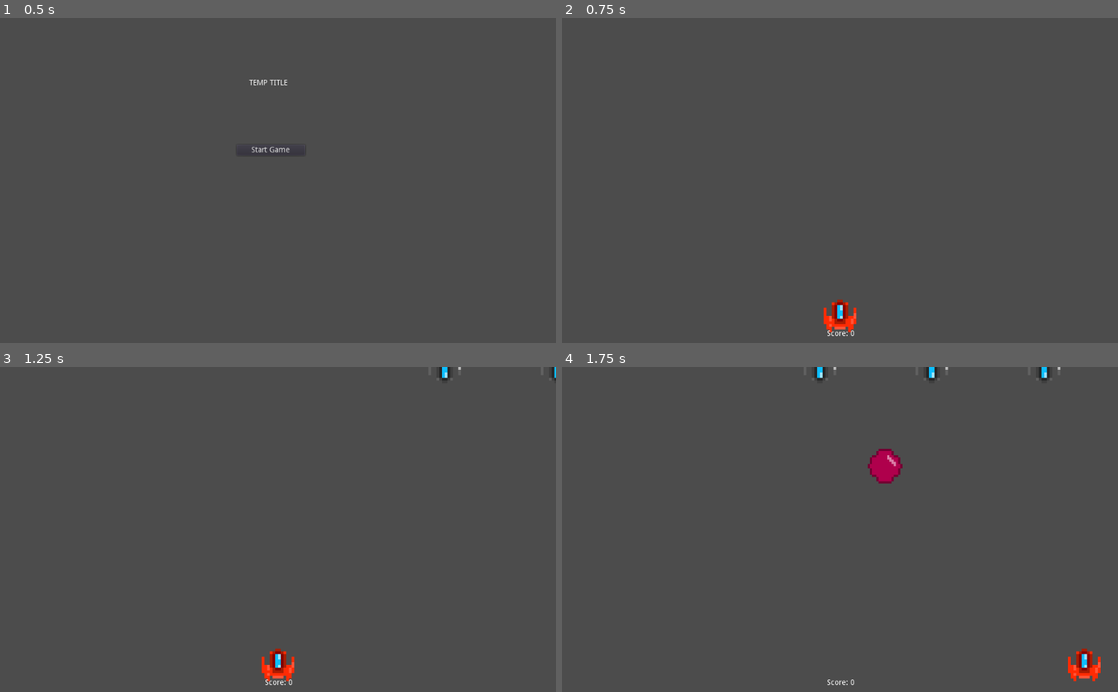
Above: before the commit, frames 1-4 (two rows, left to right).
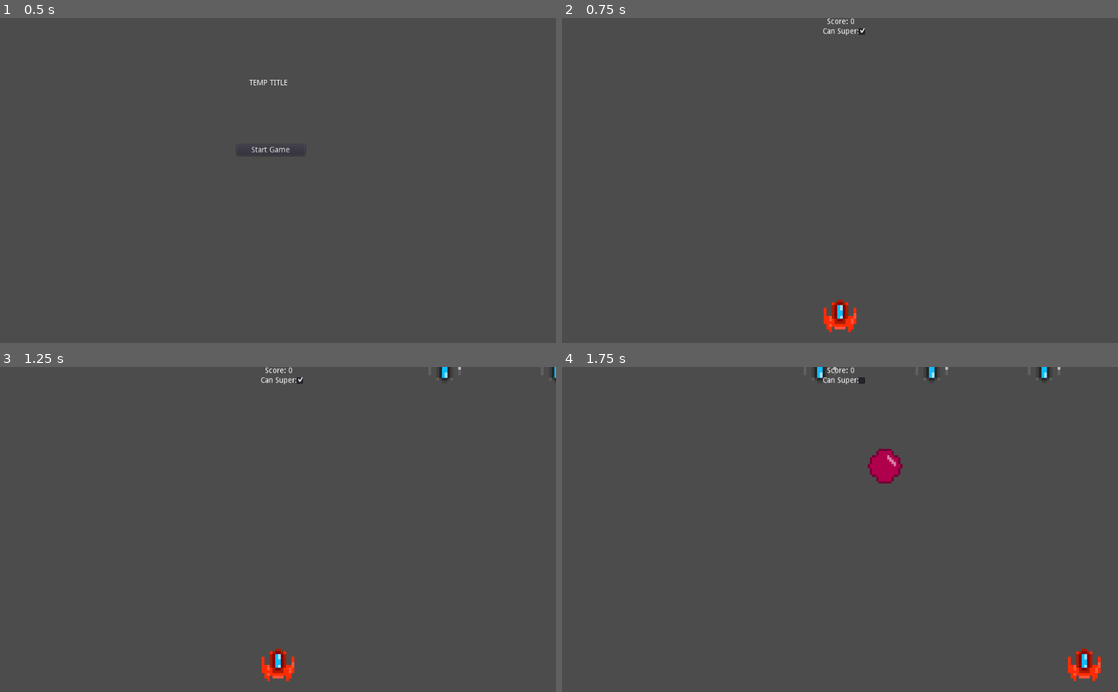
Above: after the commit, the same moments.

Repository: PandorasGit/LudumDare51Submission
Game: Godot game, scene res://MainMenu/MainMenu.tscn
The game is run twice, just before and just after one commit, with the same random seed, the same clock (stepped at 60 frames per second) and the same inputs.
Inputs:
- Up to frame 1 (0.5 s): no input
- Up to frame 2 (0.75 s): click "Start Game" at 0.5 s
- Up to frame 3 (1.25 s): no input
- Up to frame 4 (1.75 s): hold D (move_right) from 1.28 s (still down); tap Space (shoot) at 1.35 s

Frame 1 is identical in both runs. In frame 2, 0.2% of the frame differs, in the area x 47-55%, y 0-98%; in frame 3, 0.2%; in frame 4, 0.2%, in the area x 46-55%, y 0-98%.

Commit message:
Add super attack into to HUD
Create check box that indicates if a super attack is ready

Diff:
--- a/project/HUD/HUD.gd
+++ b/project/HUD/HUD.gd
@@ -5,10 +5,18 @@
 
 
 var bullet_spawner setget _set_bullet_spawner
+var player setget _set_player
 
 
 onready var _score := find_node("Score")
 onready var _restart_button := find_node("RestartButton")
+onready var _super_button := find_node("CanSuperButton")
+
+
+func _set_player(value: KinematicBody2D) -> void:
+	player = value
+	# warning-ignore:return_value_discarded
+	player.connect("super_state_changed", self, "_on_super_state_changed")
 
 
 func _set_bullet_spawner(value: Node2D) -> void:
@@ -27,6 +35,9 @@
 	_restart_button.visible = true
 
 
+func _on_super_state_changed(state: bool) -> void:
+	_super_button.pressed = state
+
 
 func _on_RestartButton_pressed() -> void:
 	emit_signal("restart")
--- a/project/HUD/HUD.tscn
+++ b/project/HUD/HUD.tscn
@@ -10,13 +10,21 @@
 [node name="VBoxContainer" type="VBoxContainer" parent="."]
 anchor_right = 1.0
 anchor_bottom = 1.0
-margin_top = 576.0
 margin_bottom = 1.0
 
 [node name="Score" type="Label" parent="VBoxContainer"]
 margin_right = 1024.0
 margin_bottom = 14.0
 text = "Score: 0"
+align = 1
+
+[node name="SuperLabel" type="Label" parent="VBoxContainer"]
+margin_top = 18.0
+margin_right = 1024.0
+margin_bottom = 49.0
+input_pass_on_modal_close_click = false
+text = "Can Super:
+"
 align = 1
 
 [node name="RestartButton" type="Button" parent="."]
@@ -29,4 +37,17 @@
 margin_bottom = -261.0
 text = "Return to Main Menu"
 
+[node name="CanSuperButton" type="CheckBox" parent="."]
+anchor_right = 1.0
+anchor_bottom = 1.0
+margin_left = 540.0
+margin_top = 13.0
+margin_right = -460.0
+margin_bottom = -563.0
+mouse_filter = 2
+input_pass_on_modal_close_click = false
+pressed = true
+align = 1
+icon_align = 1
+
 [connection signal="pressed" from="RestartButton" to="." method="_on_RestartButton_pressed"]
--- a/project/Player/Player.gd
+++ b/project/Player/Player.gd
@@ -2,6 +2,7 @@
 
 
 signal fired(id, fired_from)
+signal super_state_changed(new_state)
 
 
 var _velocity := Vector2.ZERO
@@ -17,8 +18,10 @@
 
 
 func _ready() -> void:
-# warning-ignore:return_value_discarded
+	# warning-ignore:return_value_discarded
 	_reload_timer.connect("timeout", self, "_on_reload_timer_timeout")
+	# warning-ignore:return_value_discarded
+	_super_timer.connect("timeout", self, "_on_super_timer_timeout")
 
 
 func _physics_process(_delta: float) -> void:
@@ -44,6 +47,7 @@
 func _shoot_super():
 	emit_signal("fired", _super_bullet_id, position)
 	_has_supered = true
+	emit_signal("super_state_changed", false)
 	_super_timer.start()
 
 
@@ -55,5 +59,10 @@
 	_has_fired = false
 
 
+func _on_super_timer_timeout() -> void:
+	_has_supered = false
+	emit_signal("super_state_changed", true)
+
+
 func _on_killed() -> void:
 	queue_free()
--- a/project/World/World.gd
+++ b/project/World/World.gd
@@ -10,6 +10,7 @@
 
 func _ready() -> void:
 	_hud.bullet_spawner = _bullet_spawner
+	_hud.player = _player
 	_bullet_spawner.player = _player
 	# warning-ignore:return_value_discarded
 	_player.connect("fired", self, "_on_fired")
